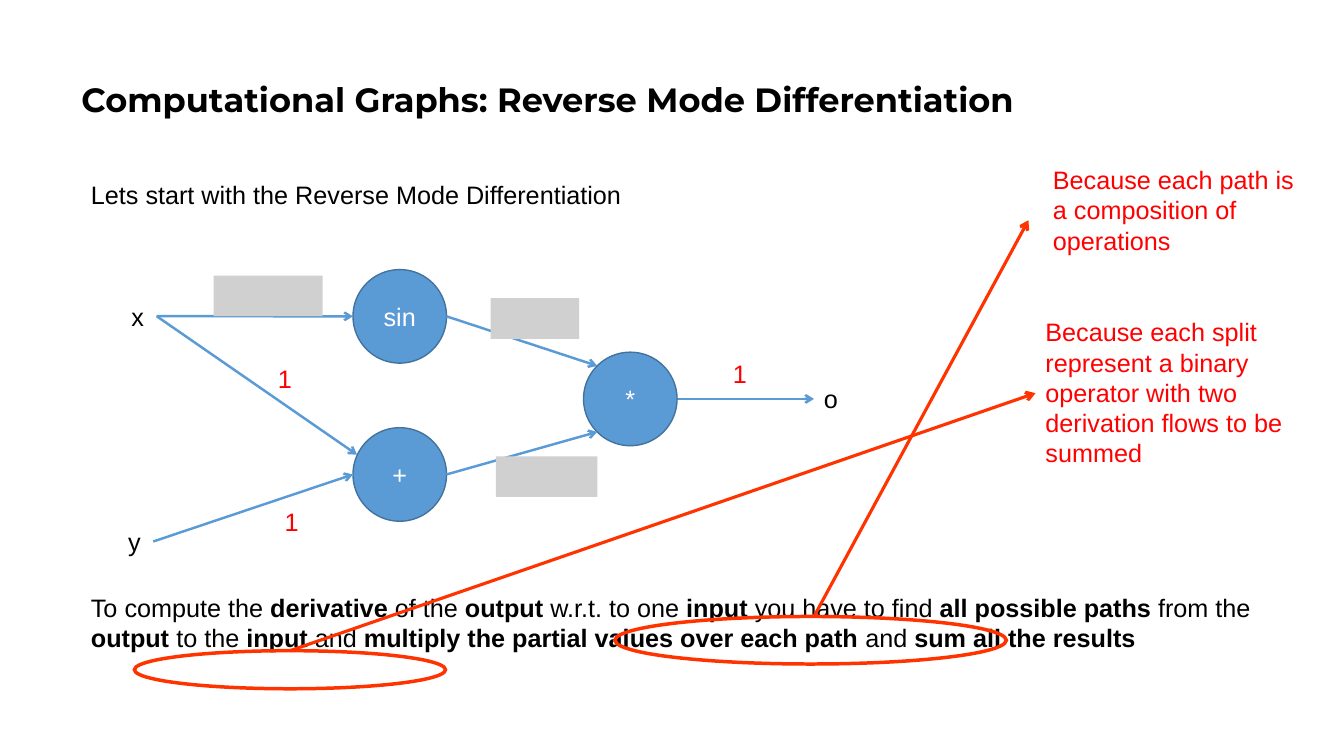
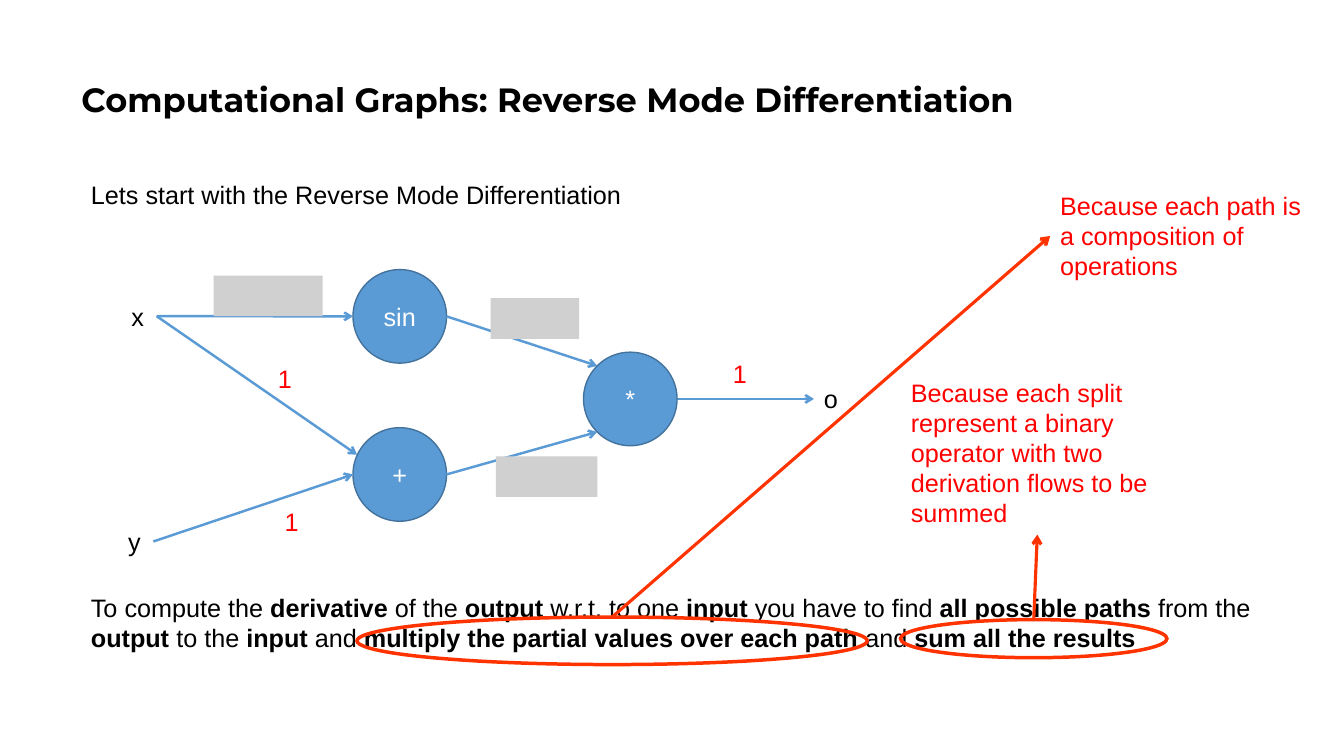
Before and after one commit to galatolofederico/cidl, a slide deck: slide 20 of Lecture 1/Autograd.pptx. Drawn at 1344x756 pixels with LibreOffice and Linux fonts; fonts in the diff are those of the drawing; grey boxes stand for pictures. Boxes give left, top, right and bottom in pixels: in the first picture for what was removed or moved away, otherwise in the second. Text is boxed around its words. In the diff, an @@ line names an element or a change of style, - is before the commit and + after.

Commit message:
slides update

```diff
--- a/Lecture 1/Autograd.pptx
+++ b/Lecture 1/Autograd.pptx
@@ text "Because each path is a ..." moved from (x1=1053, y1=170, x2=1294, y2=255) to (x1=1060, y1=196, x2=1301, y2=281) @@
@@ arrow moved from (815, 617) - (1028, 220) to (612, 617) - (1051, 236) @@
@@ text "Because each split represent a ..." moved from (x1=1045, y1=322, x2=1282, y2=463) to (x1=911, y1=383, x2=1147, y2=523) @@
@@ arrow moved from (290, 651) - (1035, 393) to (1034, 620) - (1037, 534) @@
@@ ellipse resized from (x1=615, y1=617, x2=1006, y2=664) to (x1=357, y1=617, x2=867, y2=664) @@
@@ ellipse resized from (x1=134, y1=651, x2=446, y2=690) to (x1=900, y1=620, x2=1167, y2=658) @@
```
